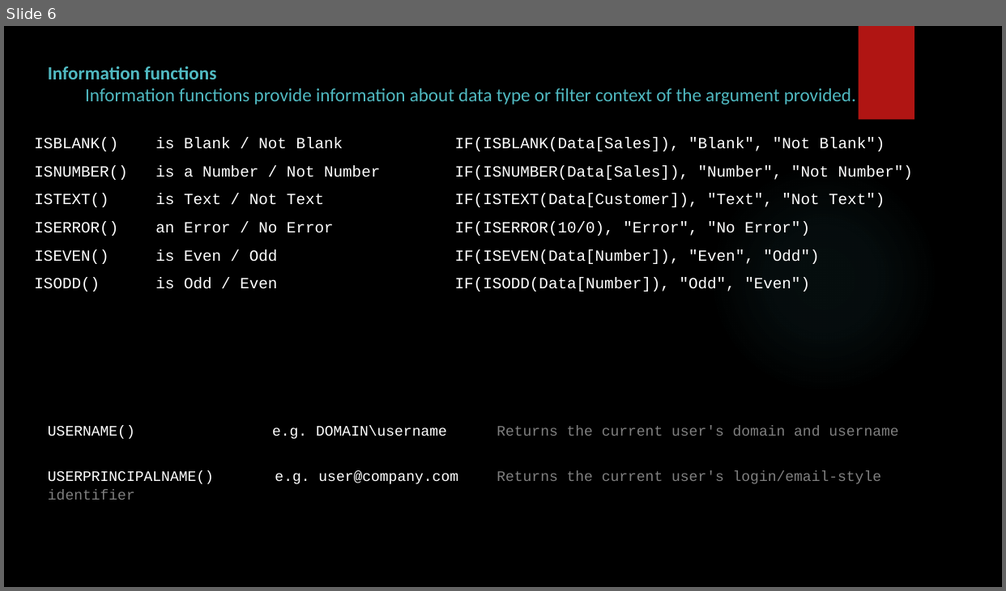
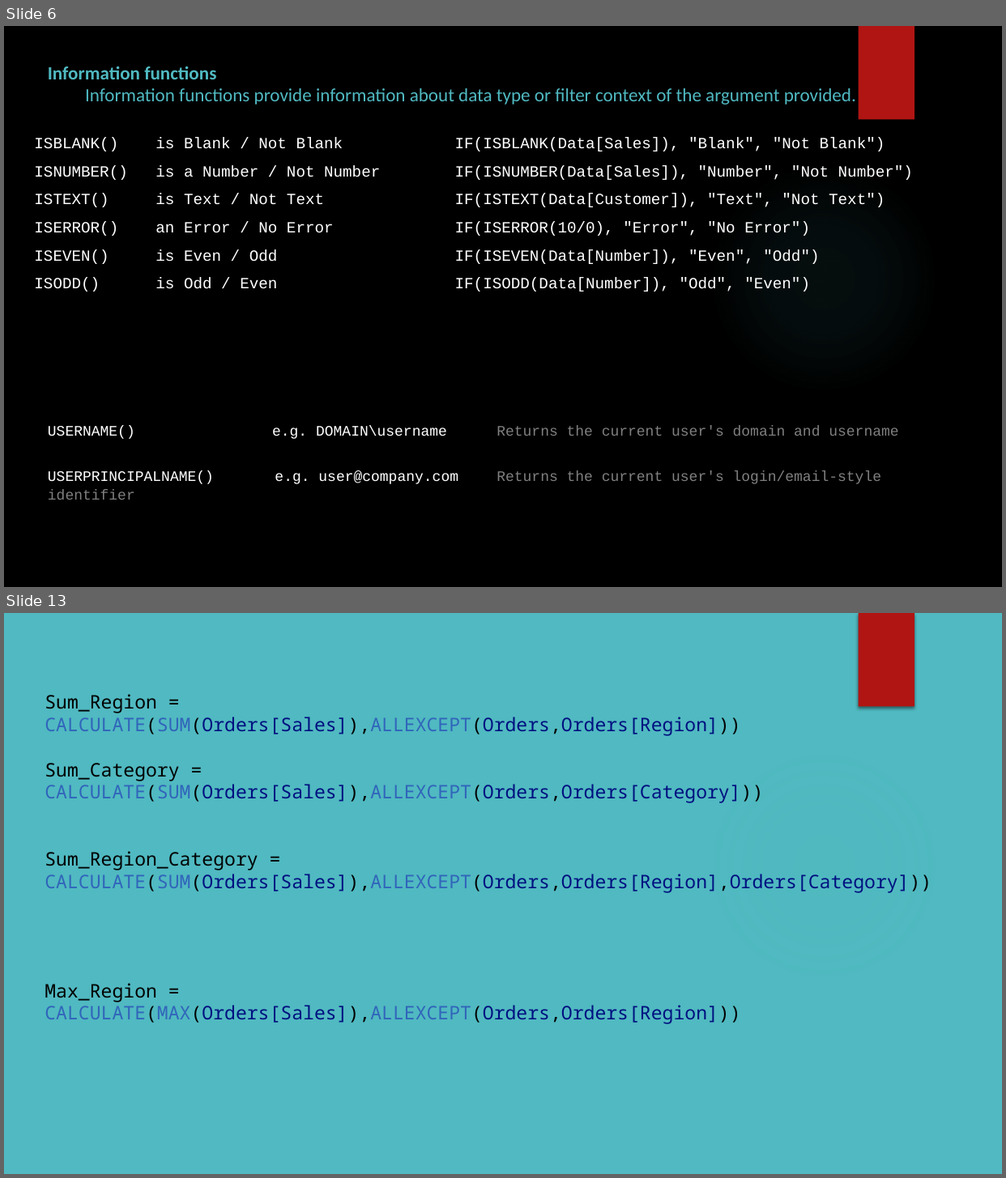
Before and after one commit to SHIVRAJSHINDE/Ethans, a slide deck: 17 18 20/5.Power Bi/5) Dax/Dax.pptx. Shown one above the other, each under a label of ours: slide 6 before the commit, slides 6 and 13 after it; the slides between them are not shown. The pictures are 1006x591 and 1006x1178 pixels, drawn with LibreOffice and Linux fonts; fonts in the diff are those of the drawing; background and template pictures are left out. Boxes give left, top, right and bottom in pixels: in the first picture for what was removed or moved away, otherwise in the second. Text is boxed around its words. In the diff, an @@ line names an element or a change of style, - is before the commit and + after.

```diff
--- a/17 18 20/5.Power Bi/5) Dax/Dax.pptx
+++ b/17 18 20/5.Power Bi/5) Dax/Dax.pptx
@@ slide 13 added at (x1=4, y1=613, x2=1002, y2=1174), background #50B9C1; not listed: 2 template elements that a slide beside it also shows @@
@@ text added at (x1=44, y1=694, x2=931, y2=893), 18 pt, text #001080 @@
+Sum_Region =
+CALCULATE(SUM(Orders[Sales]),ALLEXCEPT(Orders,Orders[Region]))
+Sum_Category =
+CALCULATE(SUM(Orders[Sales]),ALLEXCEPT(Orders,Orders[Category]))
+Sum_Region_Category = CALCULATE(SUM(Orders[Sales]),ALLEXCEPT(Orders,Orders[Region],Orders[Category]))
@@ text added at (x1=44, y1=983, x2=740, y2=1024), 18 pt, text #001080 @@
+Max_Region = CALCULATE(MAX(Orders[Sales]),ALLEXCEPT(Orders,Orders[Region]))
```
Also in this commit, not shown: 6 slides changed, 5 other slides added, 1 slide removed, 38 other files.
